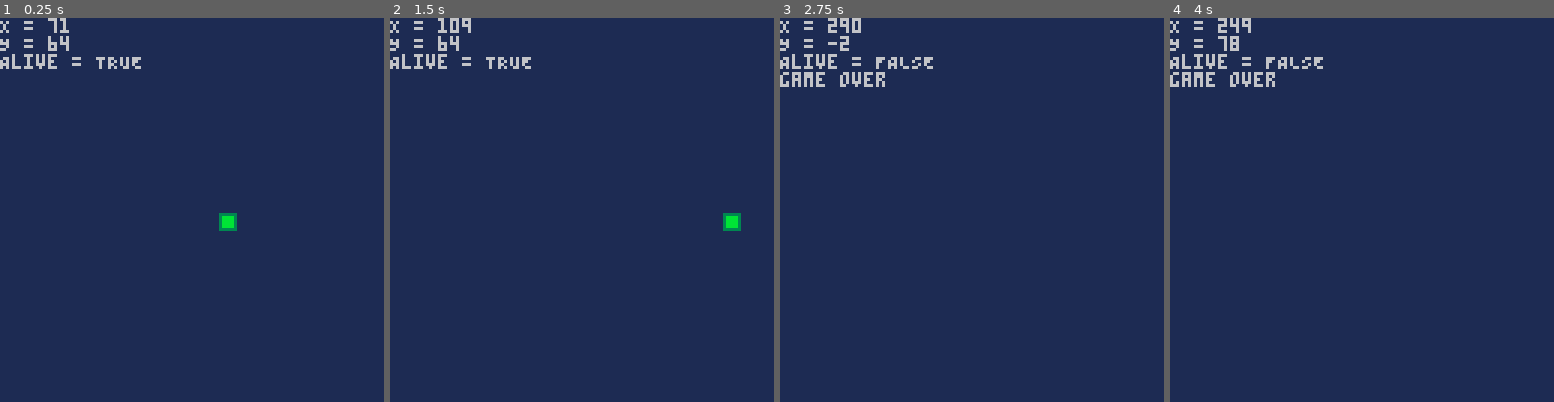
Above: before the commit, frames 1-4 (left to right).
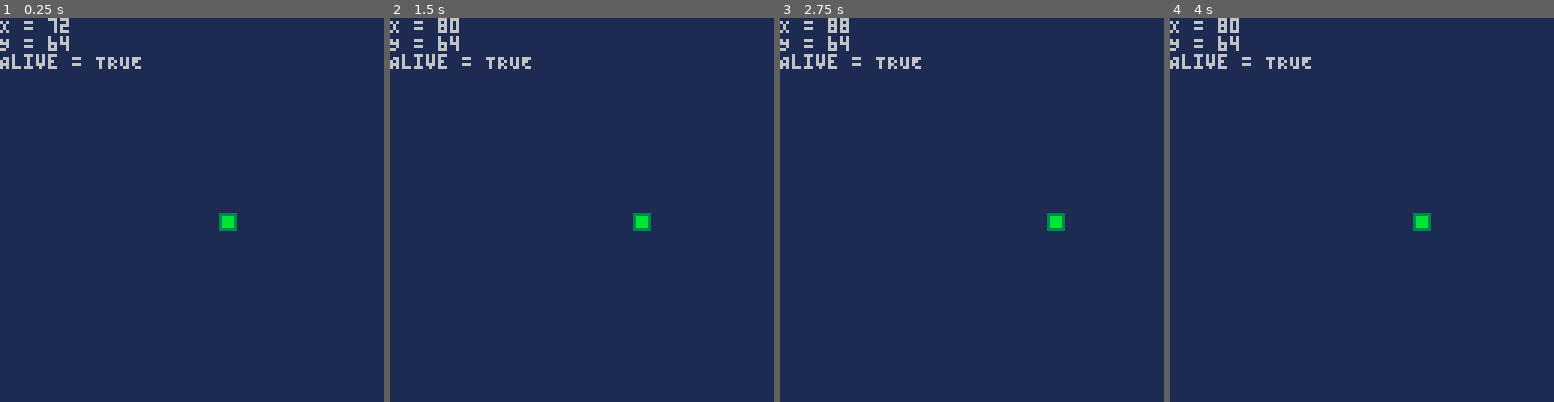
Above: after the commit, the same moments.

Repository: kakardo/Pico-8
Game: PICO-8 cartridge snake.p8
Same seed, same stepped clock (60 frames per second), same inputs: the game is played once before the commit and once after it.
Inputs:
- Up to frame 1 (0.25 s): no input
- Up to frame 2 (1.5 s): tap X (X key) at 0.33, 1.07 s; tap O (Z key) at 0.7 s
- Up to frame 3 (2.75 s): hold Right 1.6-2.1 s; tap O (Z key) at 1.7, 2.1, 2.5 s; tap X (X key) at 1.85 s; hold Up 2.15-2.42 s; hold Right from 2.47 s (still down)
- Up to frame 4 (4 s): tap O (Z key) at 2.9, 3.3, 3.7 s; tap X (X key) at 2.97 s; release Right at 3.03 s; hold Left 3.08-3.58 s; hold Down 3.63-3.97 s

The runs differ from the first frame. In frame 1, less than 0.1% of the frame differs, in the area x 15-18%, y 0-4%; in frame 2, 0.6%; in frame 3, 1.1%, in the area x 0-75%, y 0-56%; in frame 4, 1.1%.

Commit message:
Crude speed controll on snake made

Diff:
--- a/snake.p8
+++ b/snake.p8
@@ -7,6 +7,12 @@
 snake = {}
 scale = 8
 speed = 1
+step = 1
+
+tick_goal = 30
+tick_count = 0
+just_moved = false
+button_pushed = 1
 
 function _init()
 	snake.x = 64
@@ -18,8 +24,18 @@
 function _update()
 	cls(1)
 	debug()
-	move()
-	is_alive()
+	check_button_push()
+
+	if (just_moved == false) then
+	 move()
+	 is_alive()
+	elseif tick_count == tick_goal then
+		just_moved = false
+		tick_count = 0
+	else
+	 tick_count += 1
+	end
+
 end
 
 function _draw()
--- a/snake_external.lua
+++ b/snake_external.lua
@@ -29,22 +29,37 @@
 
 end
 
+-- Stores pressed button direction until move update
+function check_button_push()
+	if (btn(0))	then
+		button_pushed = 0 -- LEFT
+	elseif (btn(1)) then
+		button_pushed = 1 -- RIGHT
+	elseif (btn(2)) then
+		button_pushed = 2 -- UP
+	elseif (btn(3)) then
+		button_pushed = 3 -- DOWN
+	end
+end
+
 function move()
-	if (btn(0))	then
-		snake.x += scale * (-1) -- LEFT
+	if (button_pushed == 0)	then
+		snake.x += scale * (-step) -- LEFT
 		snake.dir = 0
-	elseif (btn(1)) then
-		snake.x += scale * (1) -- RIGHT
+	elseif (button_pushed == 1) then
+		snake.x += scale * (step) -- RIGHT
 		snake.dir = 1
-	elseif (btn(2)) then
-		snake.y += scale * (-1) -- UP
+	elseif (button_pushed == 2) then
+		snake.y += scale * (-step) -- UP
 		snake.dir = 2
-	elseif (btn(3)) then
-		snake.y += scale * (1) -- DOWN
+	elseif (button_pushed == 3) then
+		snake.y += scale * (step) -- DOWN
 		snake.dir = 3
 	else
 		move_increment()
 	end
+
+	just_moved = true
 end
 
 -- No switch statements in Lua...
